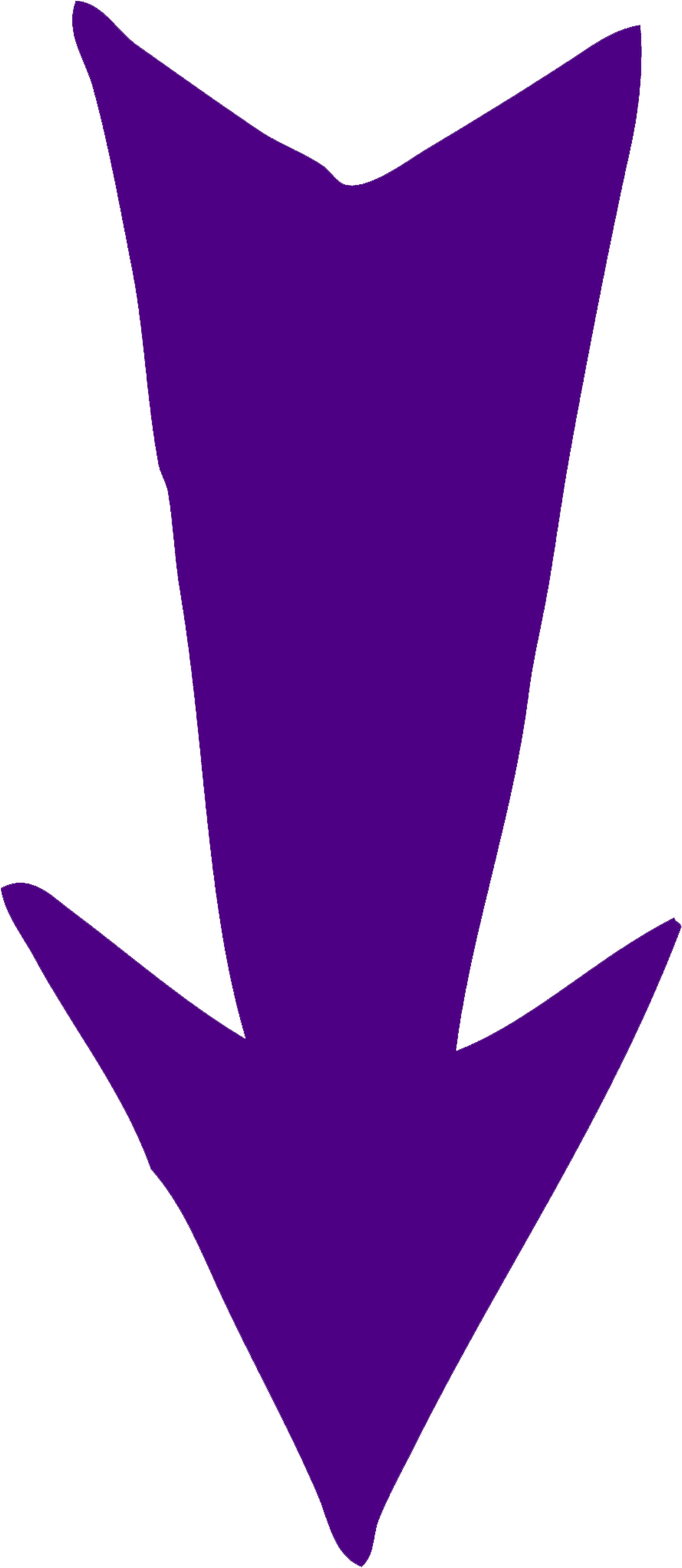
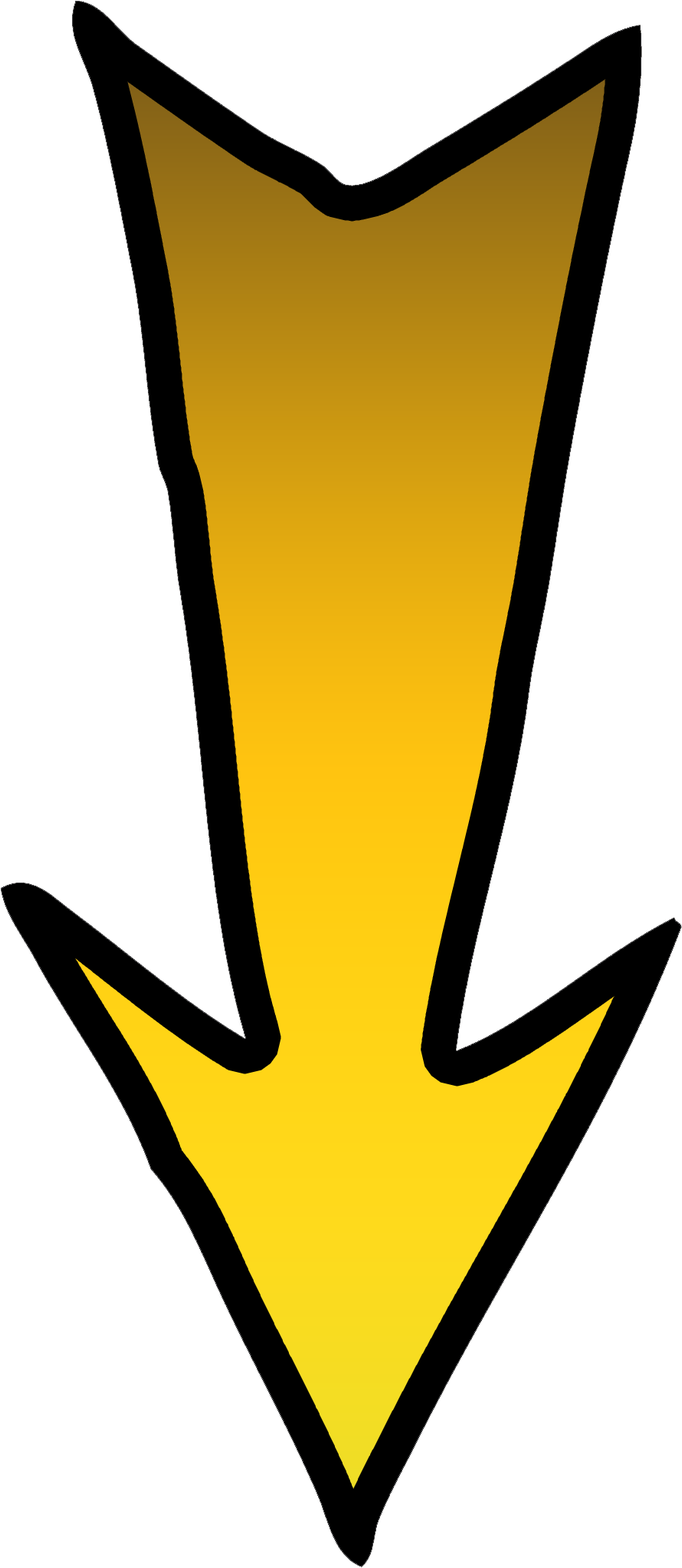
The second w=682, h=1568 image is a revision of the first. Changes to its layers:
pixels changed over [0,0,682,1568] (layer not identified)
